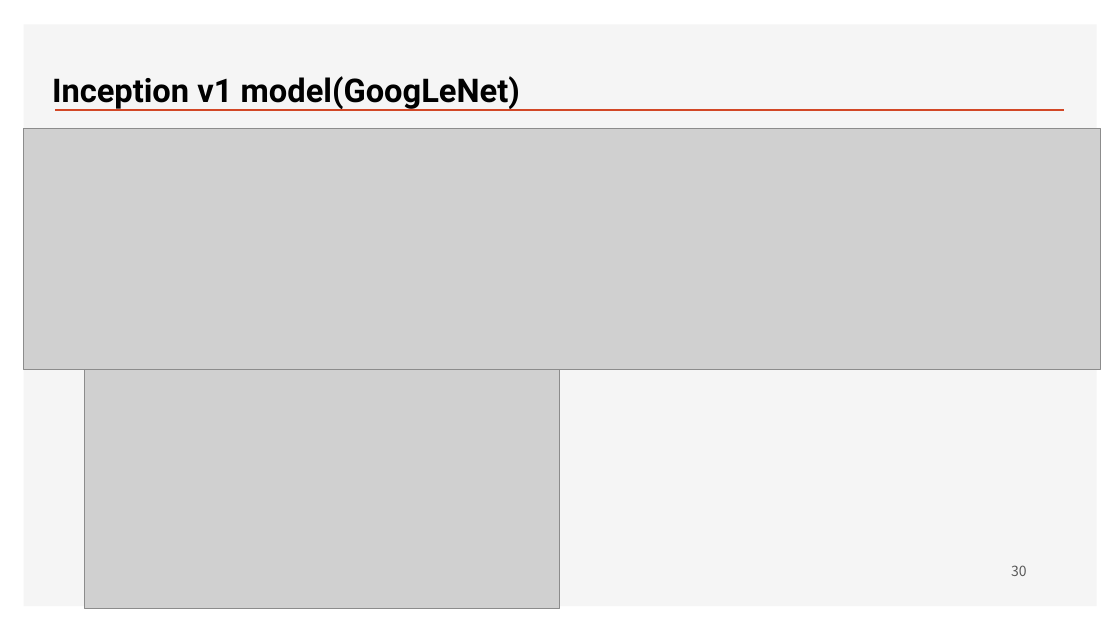
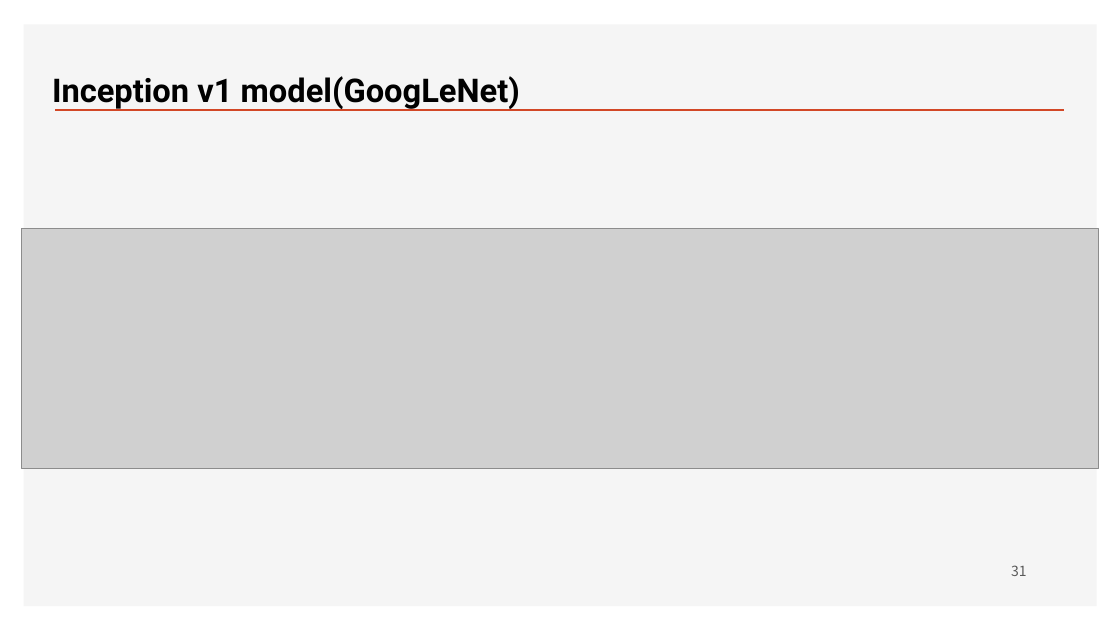
Before and after one commit to ancestor9/2026_Fall_Deep-Learning-with-Python, a slide deck: slide 31 of Chapter 09 ConvNet architecture patterns.pptx (slide 30 before the commit). Drawn at 1120x630 pixels with LibreOffice and Linux fonts; fonts in the diff are those of the drawing; grey boxes stand for pictures; background and template pictures are left out. Boxes give left, top, right and bottom in pixels: in the first picture for what was removed or moved away, otherwise in the second. Text is boxed around its words. In the diff, an @@ line names an element or a change of style, - is before the commit and + after.

```diff
--- a/Chapter 09 ConvNet architecture patterns.pptx
+++ b/Chapter 09 ConvNet architecture patterns.pptx
@@ picture: place and size @@
-picture at [24,129,1100,369]
+picture at [22,229,1098,469]
@@ picture removed at [85,355,560,609] @@
@@ page number at [1011,565,1027,576]: text changed @@
-30
+31
```
Also in this commit, not shown: 1 slide added.
